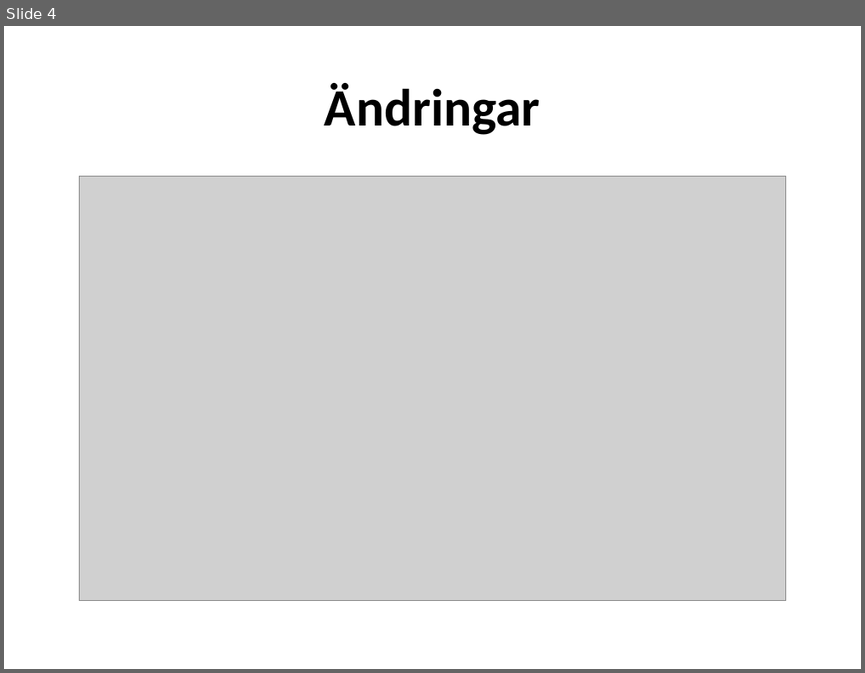
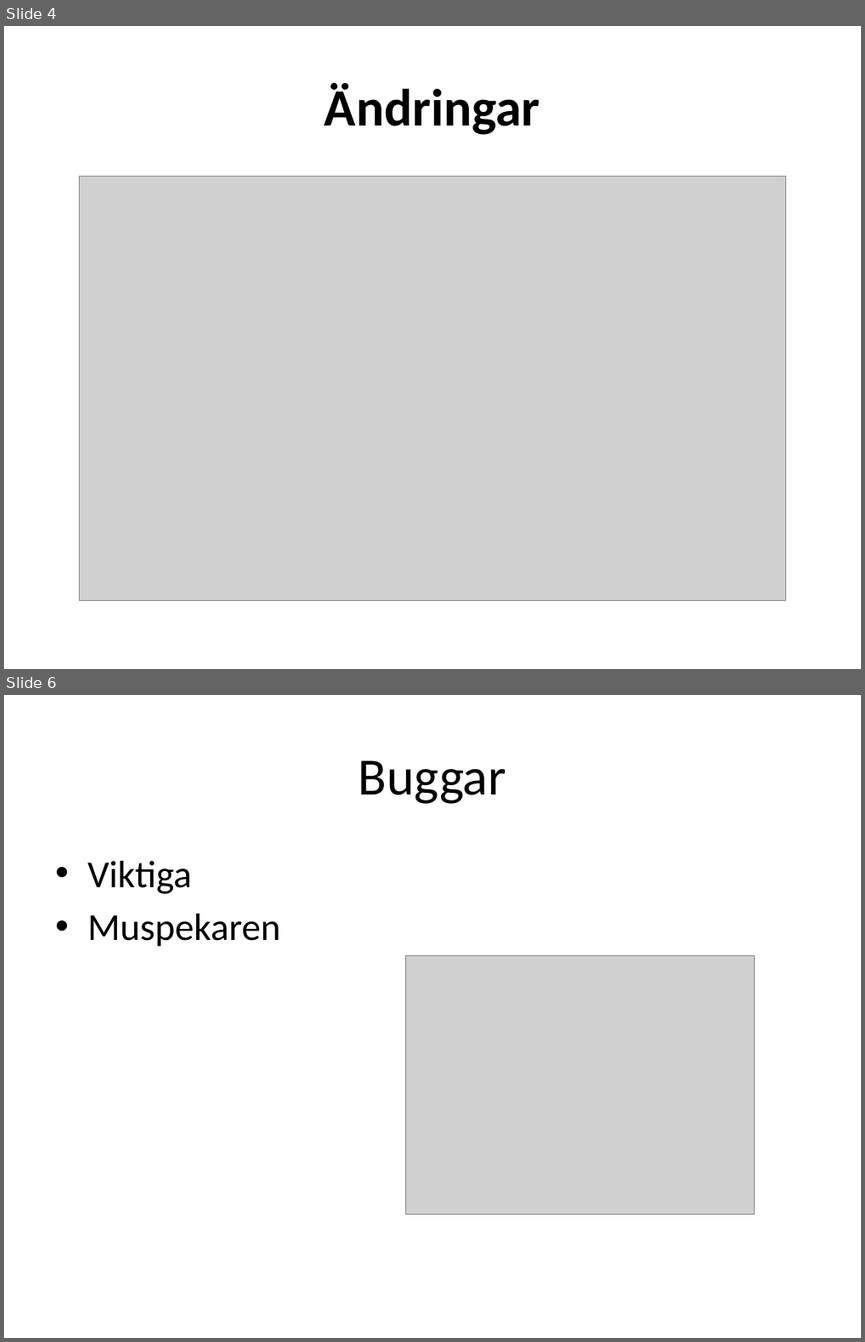
Before and after one commit to Dahlqvist/Spelprojekt1, a slide deck: testpresentation/Testning av Robot Split.pptx. Shown one above the other, each under a label of ours: slide 4 before the commit, slides 4 and 6 after it; the slides between them are not shown. The pictures are 865x673 and 865x1342 pixels, drawn with LibreOffice and Linux fonts; fonts in the diff are those of the drawing; grey boxes stand for pictures. Boxes give left, top, right and bottom in pixels: in the first picture for what was removed or moved away, otherwise in the second. Text is boxed around its words. In the diff, an @@ line names an element or a change of style, - is before the commit and + after.

```diff
--- a/testpresentation/Testning av Robot Split.pptx
+++ b/testpresentation/Testning av Robot Split.pptx
@@ slide 6 added at [4,695,861,1338], background #FFFFFF @@
@@ title added at [358,760,506,804], 44 pt, text #000000 @@
+Buggar
@@ text added at [87,861,280,947], 32 pt, text #000000 @@
+• Viktiga
+• Muspekaren
@@ picture added at [406,955,755,1214] @@
```
Also in this commit, not shown: 1 other slide added, 2 other files.
